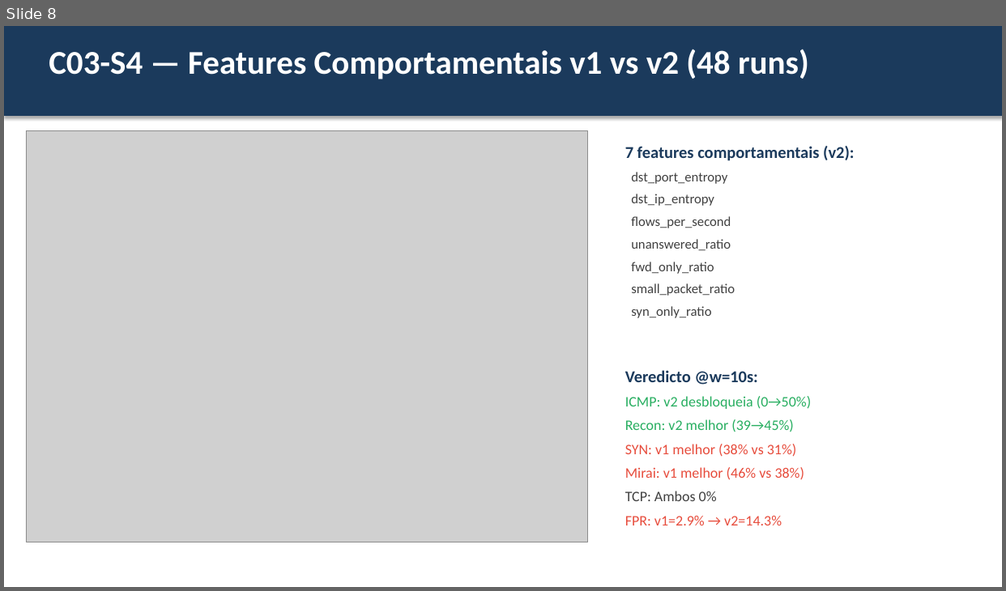
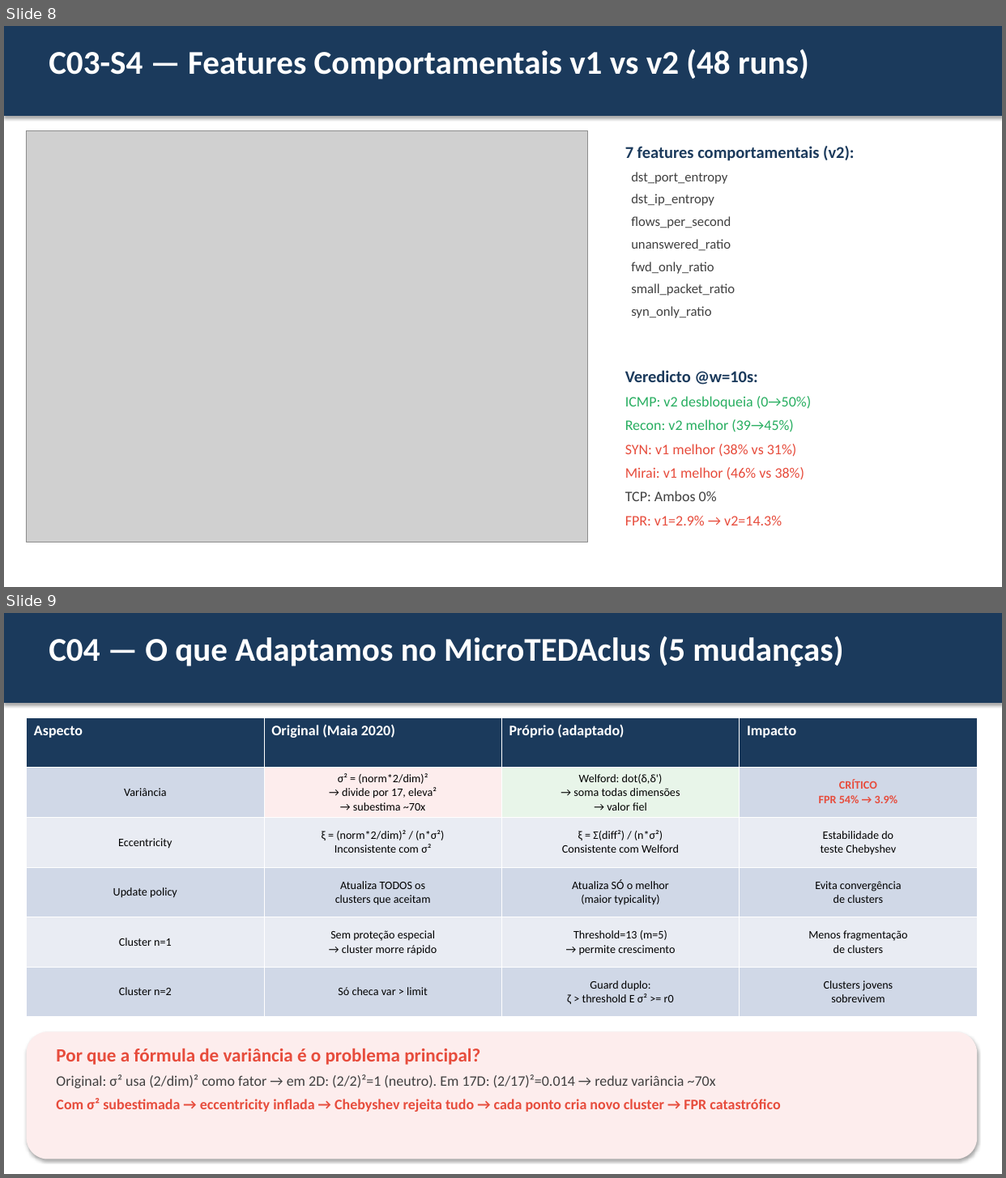
Before and after one commit to agvicente/final-project, a slide deck: docs/meeting/2026-03-19-advisor-meeting.pptx. Shown one above the other, each under a label of ours: slide 8 before the commit, slides 8 and 9 after it. The pictures are 1006x591 and 1006x1178 pixels, drawn with LibreOffice and Linux fonts; fonts in the diff are those of the drawing; grey boxes stand for pictures. Boxes give left, top, right and bottom in pixels: in the first picture for what was removed or moved away, otherwise in the second. Text is boxed around its words. In the diff, an @@ line names an element or a change of style, - is before the commit and + after.

Commit message:
run campaign 4 with original teda and document findings

```diff
--- a/docs/meeting/2026-03-19-advisor-meeting.pptx
+++ b/docs/meeting/2026-03-19-advisor-meeting.pptx
@@ slide 9 added at (x1=4, y1=613, x2=1002, y2=1174), background #FFFFFF @@
@@ rectangle added at (x1=4, y1=613, x2=1002, y2=703), fill #1B3A5C @@
@@ text added at (x1=49, y1=636, x2=843, y2=666), 32 pt, text #FFFFFF, bold @@
+C04 — O que Adaptamos no MicroTEDAclus (5 mudanças)
@@ table added at (x1=27, y1=717, x2=976, y2=1017), 6 rows, 4 columns @@
+Aspecto | Original (Maia 2020) | Próprio (adaptado) | Impacto
+Variância | σ² = (norm*2/dim)² / → divide por 17, eleva² / → subestima ~70x | Welford: dot(δ,δ') / → soma todas dimensões / → valor fiel | CRÍTICO / FPR 54% → 3.9%
+Eccentricity | ξ = (norm*2/dim)² / (n*σ²) / Inconsistente com σ² | ξ = Σ(diff²) / (n*σ²) / Consistente com Welford | Estabilidade do / teste Chebyshev
+Update policy | Atualiza TODOS os / clusters que aceitam | Atualiza SÓ o melhor / (maior typicality) | Evita convergência / de clusters
+Cluster n=1 | Sem proteção especial / → cluster morre rápido | Threshold=13 (m=5) / → permite crescimento | Menos fragmentação / de clusters
+Cluster n=2 | Só checa var > limit | Guard duplo: / ζ > threshold E σ² >= r0 | Clusters jovens / sobrevivem
@@ rounded rectangle added at (x1=27, y1=1033, x2=978, y2=1160), fill #FDEDED @@
@@ text added at (x1=56, y1=1049, x2=780, y2=1112), 14 pt, text #E74C3C, bold @@
+Por que a fórmula de variância é o problema principal?
+Original: σ² usa (2/dim)² como fator → em 2D: (2/2)²=1 (neutro). Em 17D: (2/17)²=0.014 → reduz variância ~70x
+Com σ² subestimada → eccentricity inflada → Chebyshev rejeita tudo → cada ponto cria novo cluster → FPR catastrófico
```
Also in this commit, not shown: 1 other slide added, 1 slide removed, 5 other files.
